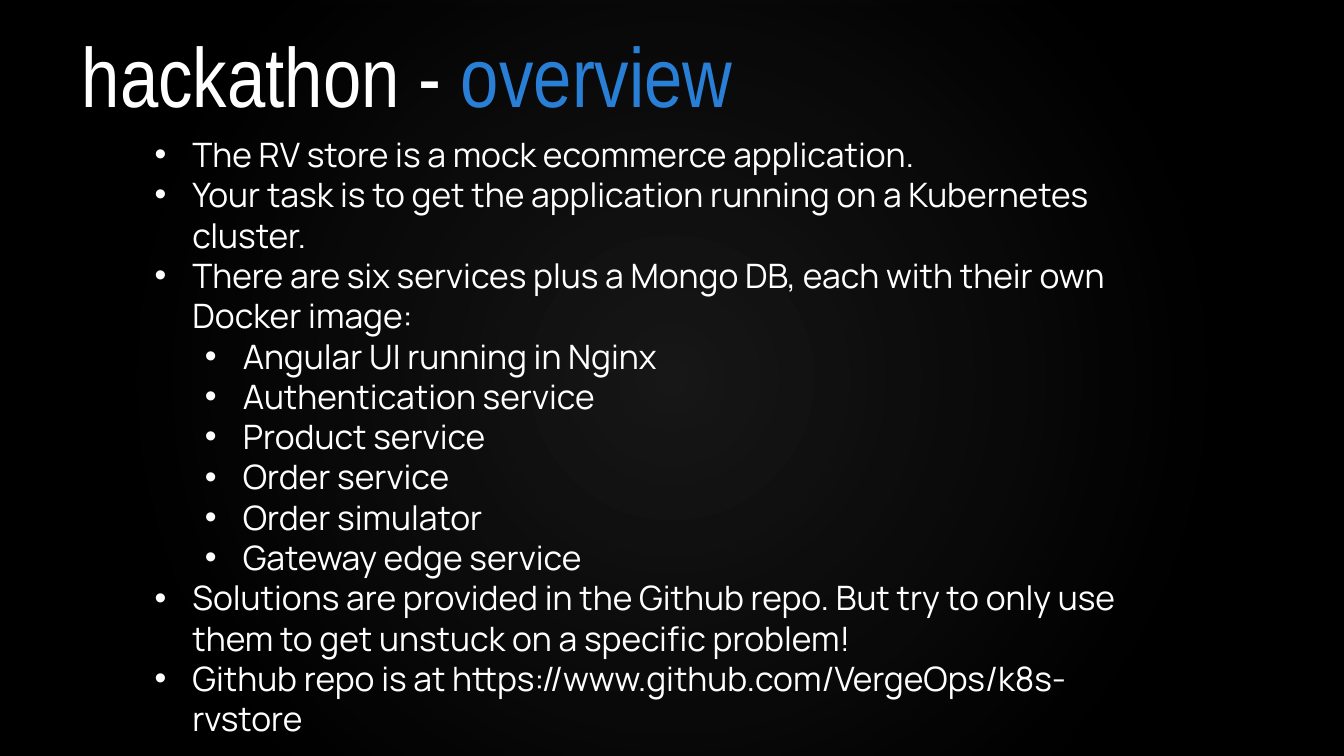
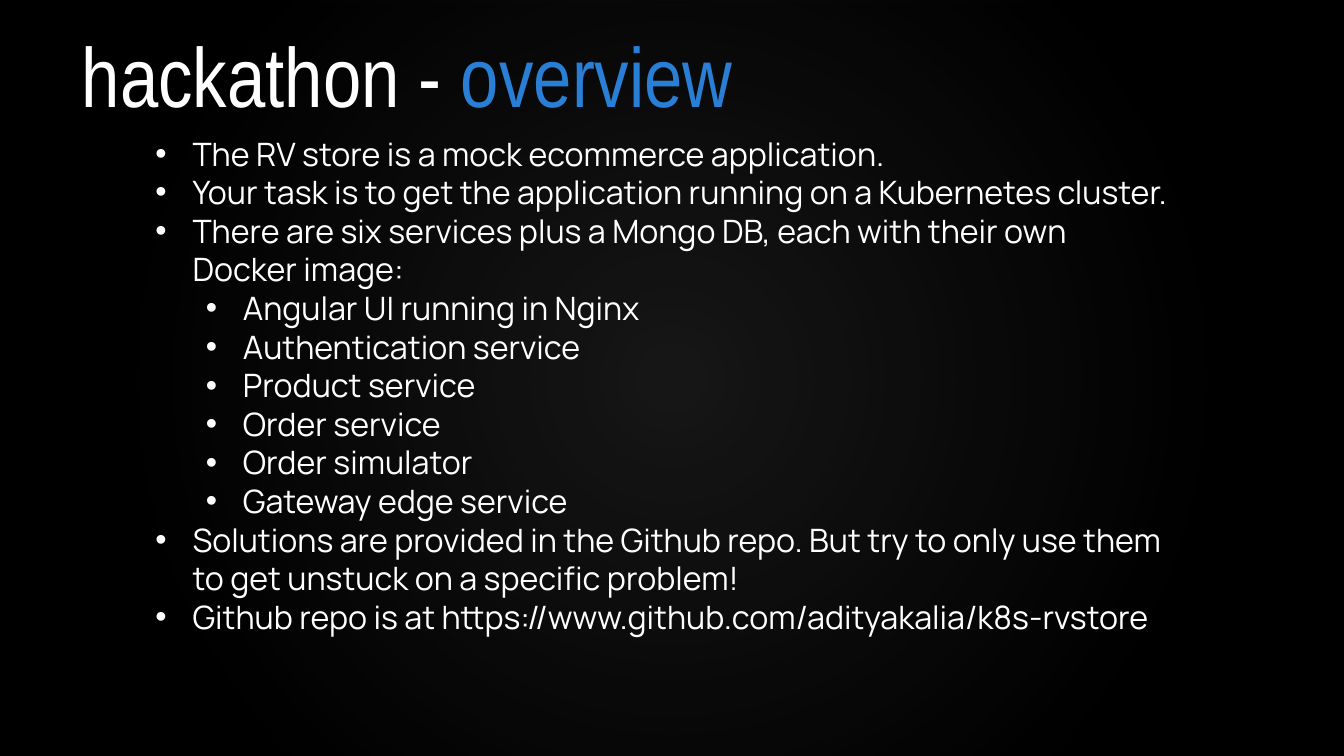
Before and after one commit to lawteo/k8s-rvstore, a slide deck: slide 3 of rvstore_hackathon/K8s-RV Store Hackathon.pptx (slide 5 before the commit). Drawn at 1344x756 pixels with LibreOffice and Linux fonts; fonts in the diff are those of the drawing; background and template pictures are left out. Boxes give left, top, right and bottom in pixels: in the first picture for what was removed or moved away, otherwise in the second. Text is boxed around its words. In the diff, an @@ line names an element or a change of style, - is before the commit and + after.

Commit message:
Updating hackathon files

```diff
--- a/rvstore_hackathon/K8s-RV Store Hackathon.pptx
+++ b/rvstore_hackathon/K8s-RV Store Hackathon.pptx
@@ text at (x1=193, y1=142, x2=1167, y2=599): size 24 to 23 pt in "The RV store is a mock ecommerce ...", "Your task is to get the application ...", "There are six services plus a Mongo ...", "Angular UI running in Nginx" and 6 more places; indent changed @@
@@ text at (x1=193, y1=605, x2=1149, y2=638): text changed; size 24 to 23 pt @@
-• Github repo is at https://www.github.com/VergeOps/k8s-rvstore
+• Github repo is at https://www.github.com/adityakalia/k8s-rvstore
```
Also in this commit, not shown: 2 other slides changed, 1 slide added, 2 slides removed, 1 other file.
